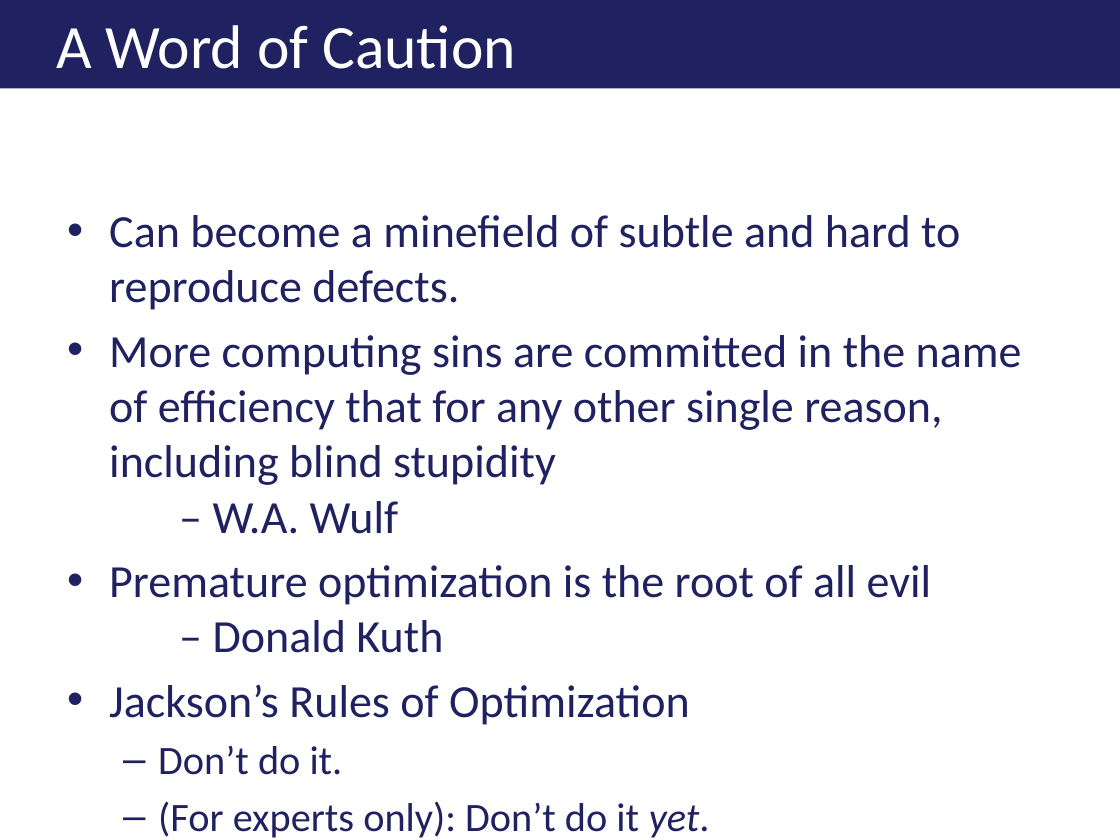
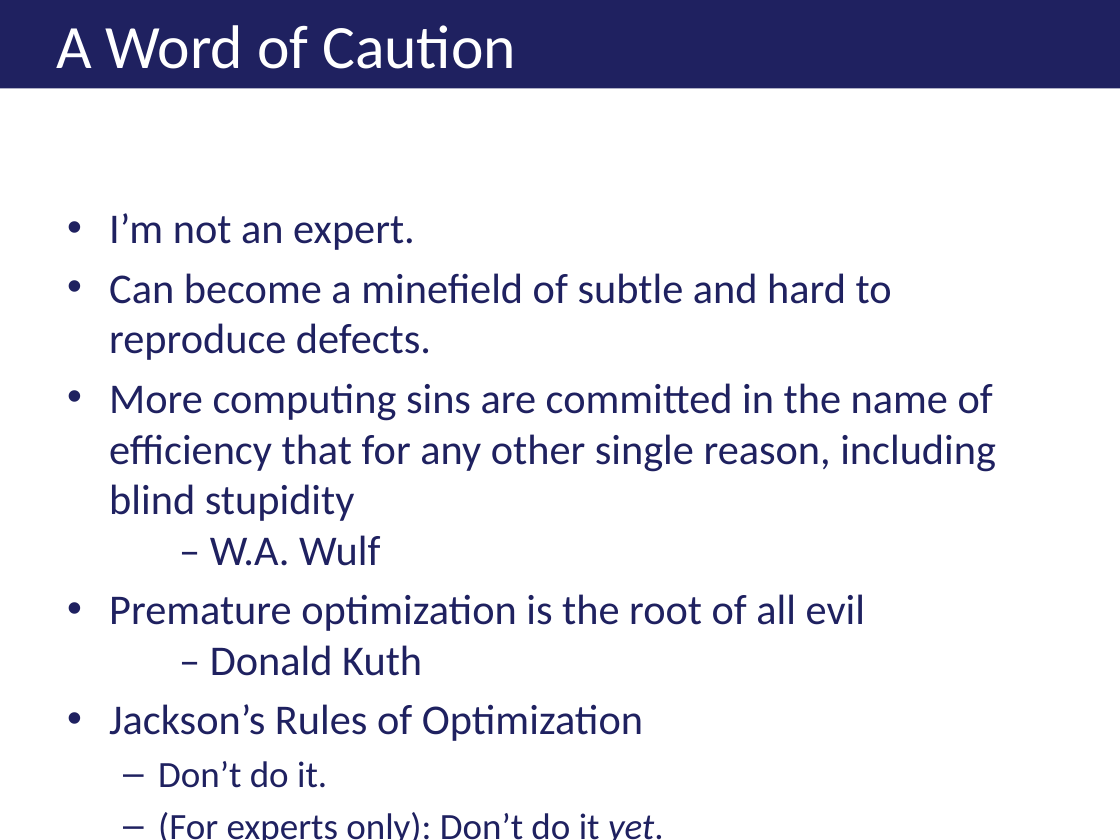
Before and after one commit to ericburcham/THasyINKnc, a slide deck: slide 9 of Presentation/THasINKync.pptx. Drawn at 1120x840 pixels with LibreOffice and Linux fonts; fonts in the diff are those of the drawing; background and template pictures are left out. Boxes give left, top, right and bottom in pixels: in the first picture for what was removed or moved away, otherwise in the second. Text is boxed around its words. In the diff, an @@ line names an element or a change of style, - is before the commit and + after.

```diff
--- a/Presentation/THasINKync.pptx
+++ b/Presentation/THasINKync.pptx
@@ text at (x1=109, y1=213, x2=415, y2=250): paragraph added @@
+• I’m not an expert.
@@ text at (x1=109, y1=273, x2=996, y2=840): size 29.6 to 27.2 pt in "Can become a minefield of subtle and ...", "More computing sins are committed in the ...", "Premature optimization is the root of all ...", "Jackson’s Rules of Optimization"; size 25.9 to 23.8 pt in "Don’t do it.", "(For experts only): Don’t do it yet." @@
```
Also in this commit, not shown: 15 other files.
